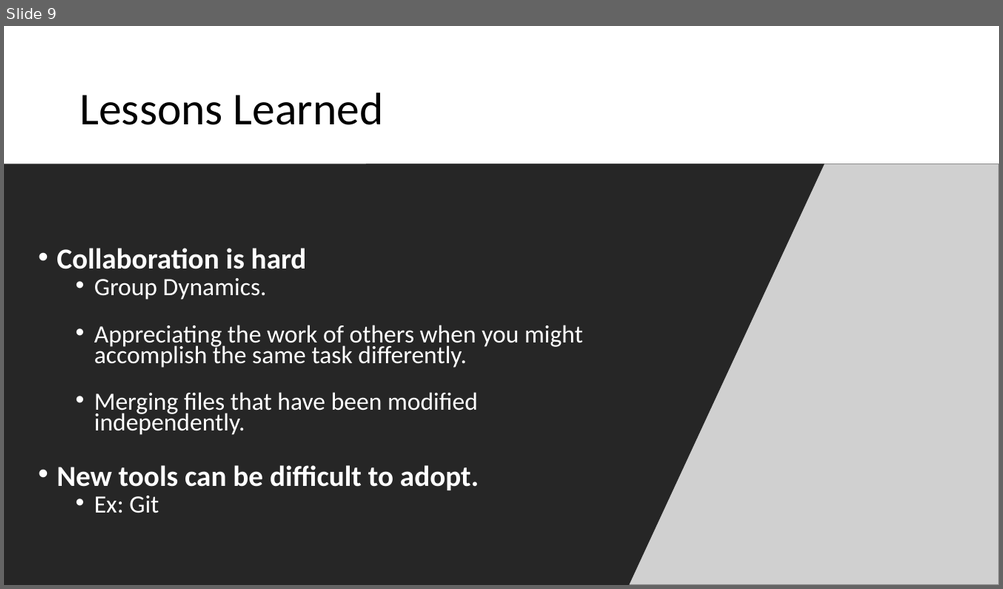
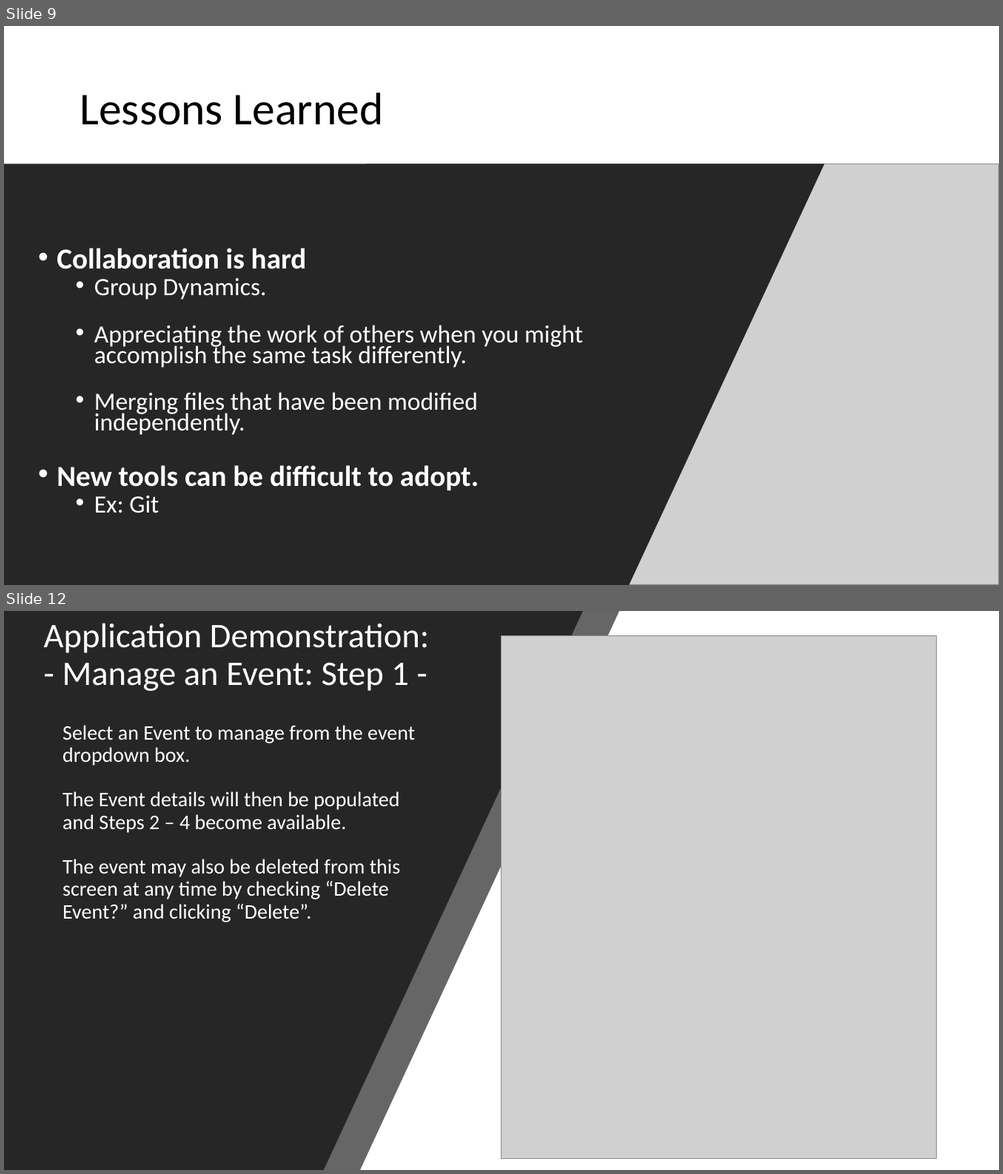
Before and after one commit to dustinfast/TeamPlayTracker, a slide deck: FinalReport/AWGADemo.pptx. Shown one above the other, each under a label of ours: slide 9 before the commit, slides 9 and 12 after it; the slides between them are not shown. The pictures are 1003x589 and 1003x1174 pixels, drawn with LibreOffice and Linux fonts; fonts in the diff are those of the drawing; grey boxes stand for pictures. Boxes give left, top, right and bottom in pixels: in the first picture for what was removed or moved away, otherwise in the second. Text is boxed around its words. In the diff, an @@ line names an element or a change of style, - is before the commit and + after.

```diff
--- a/FinalReport/AWGADemo.pptx
+++ b/FinalReport/AWGADemo.pptx
@@ slide 12 added at (4,611,999,1170), background #FFFFFF @@
@@ freeform shape added at (4,611,620,1170), fill #262626 at 70% opacity @@
@@ freeform shape added at (4,611,583,1170), fill #262626 @@
@@ title added at (44,623,429,691), 33.3 pt, text #FFFFFF @@
+Application Demonstration:
+- Manage an Event: Step 1 -
@@ picture added at (502,636,936,1159) @@
@@ text added at (62,725,415,923), 20 pt, text #FFFFFF @@
+Select an Event to manage from the event dropdown box.
+The Event details will then be populated and Steps 2 – 4 become available.
+The event may also be deleted from this screen at any time by checking “Delete Event?” and clicking “Delete”.
```
Also in this commit, not shown: 2 slides changed, 5 other slides added, 1 other file.
